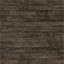
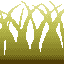
The second 64 × 64 image is a revision of the first. Changes to its layers:
added layer "Grass_64_indiziert" above "Verlaufsfüllung 2" over [0, 1, 64, 64]
added layer "Verlaufsfüllung 2 Kopie" above "Wood_Planks" over [0, 1, 64, 64]
hid group "Wood_Planks" (1 layers) over [0, 0, 64, 64]
